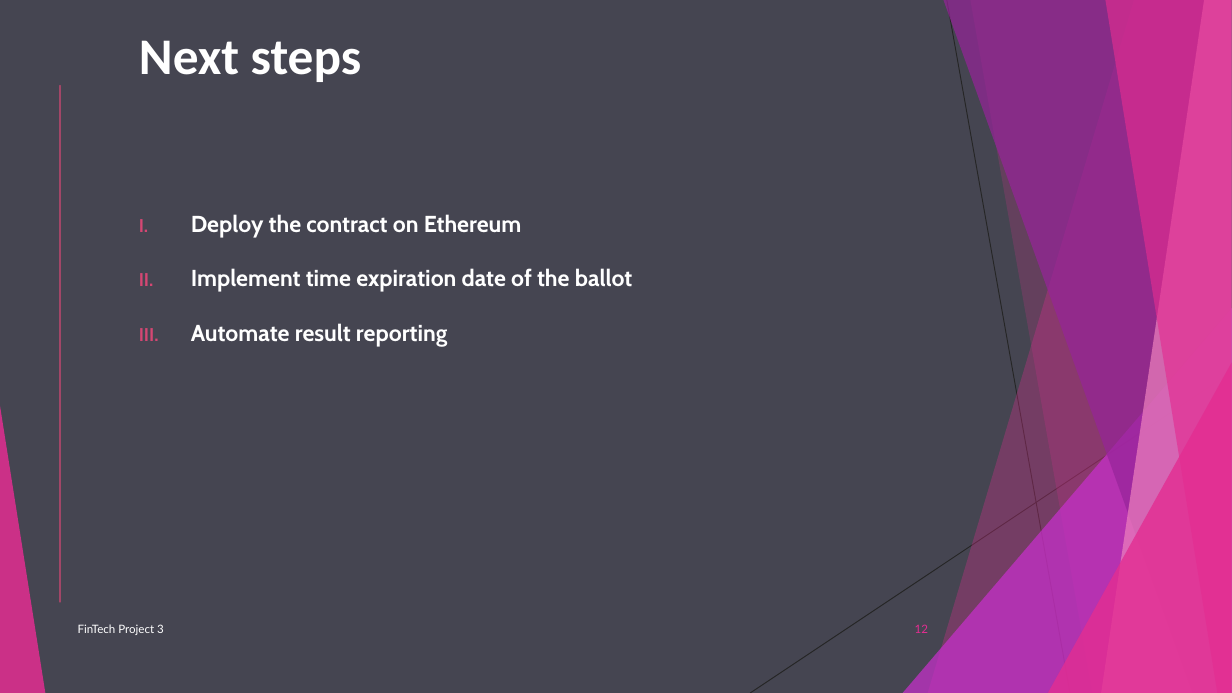
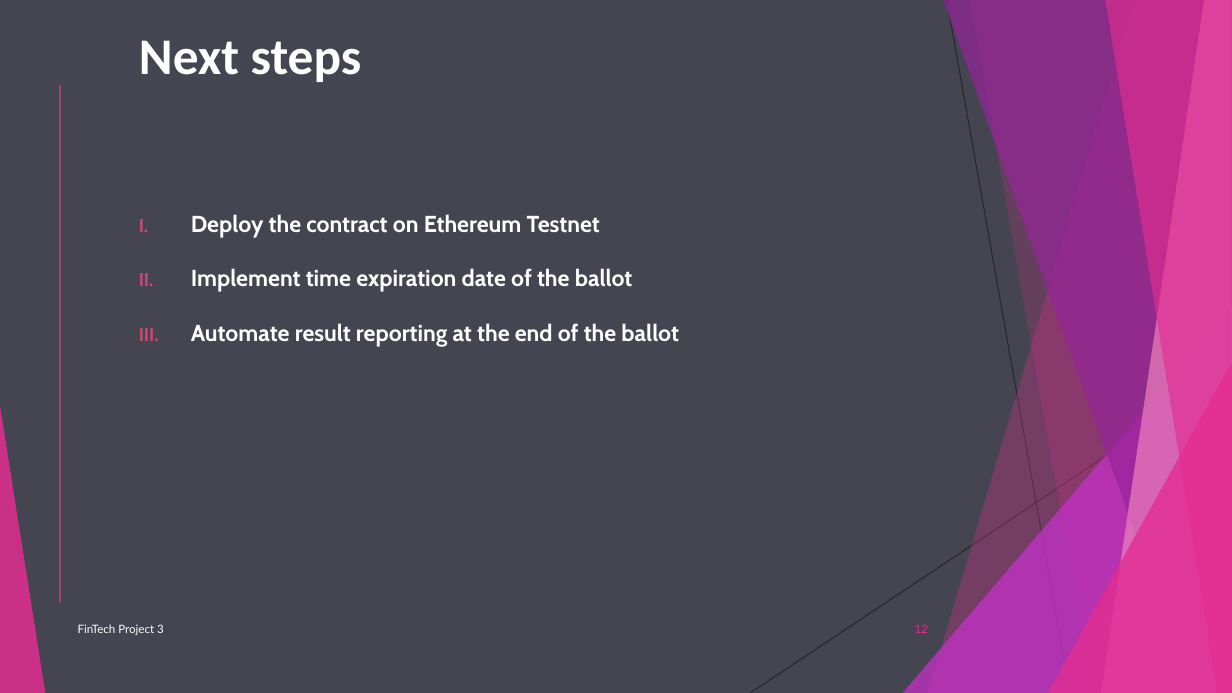
Before and after one commit to Bakoroba/blockchain_ballot_dapp, a slide deck: slide 12 of Ethereum Blockchain Ballot System dApp.ppt. Drawn at 1232x693 pixels with LibreOffice and Linux fonts; fonts in the diff are those of the drawing. Boxes give left, top, right and bottom in pixels: in the first picture for what was removed or moved away, otherwise in the second. Text is boxed around its words. In the diff, an @@ line names an element or a change of style, - is before the commit and + after.

```diff
--- a/Ethereum Blockchain Ballot System dApp.ppt
+++ b/Ethereum Blockchain Ballot System dApp.ppt
@@ text at box(191, 214, 600, 238): text changed @@
-I. Deploy the contract on Ethereum
+I. Deploy the contract on Ethereum Testnet
@@ text at box(191, 323, 679, 347): text changed @@
-III. Automate result reporting
+III. Automate result reporting at the end of the ballot
```
Also in this commit, not shown: 5 other slides changed.
